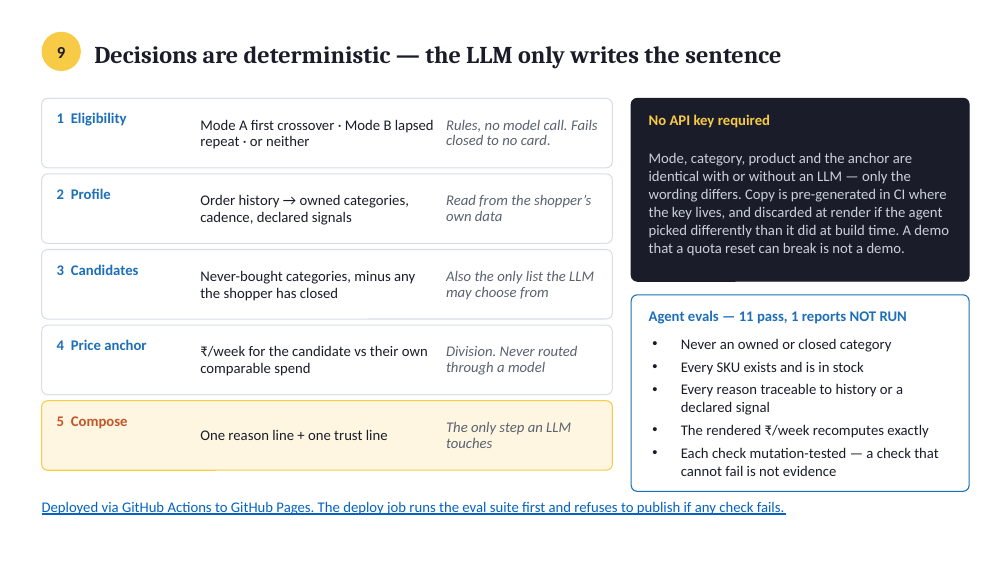
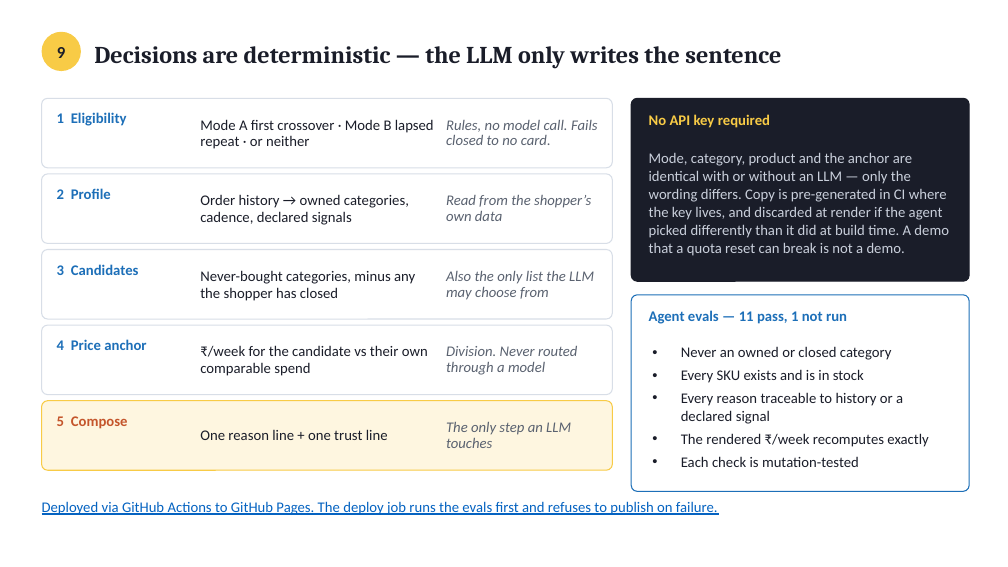
Before and after one commit to ayushbisht-source/Blinkit, a slide deck: slide 9 of deck/Blinkit-Category-Exploration.pptx. Drawn at 1008x567 pixels with LibreOffice and Linux fonts; fonts in the diff are those of the drawing. Boxes give left, top, right and bottom in pixels: in the first picture for what was removed or moved away, otherwise in the second. Text is boxed around its words. In the diff, an @@ line names an element or a change of style, - is before the commit and + after.

```diff
--- a/deck/Blinkit-Category-Exploration.pptx
+++ b/deck/Blinkit-Category-Exploration.pptx
@@ text at (649,310,847,324): text changed @@
-Agent evals — 11 pass, 1 reports NOT RUN
+Agent evals — 11 pass, 1 not run
@@ text at (681,456,859,467): text changed @@
-• Each check mutation-tested — a check that cannot fail is not evidence
+• Each check is mutation-tested
@@ text at (42,501,718,515): text changed @@
-Deployed via GitHub Actions to GitHub Pages. The deploy job runs the eval suite first and refuses to publish if any check fails.
+Deployed via GitHub Actions to GitHub Pages. The deploy job runs the evals first and refuses to publish on failure.
```
Also in this commit, not shown: 7 other slides changed, 3 other files.
